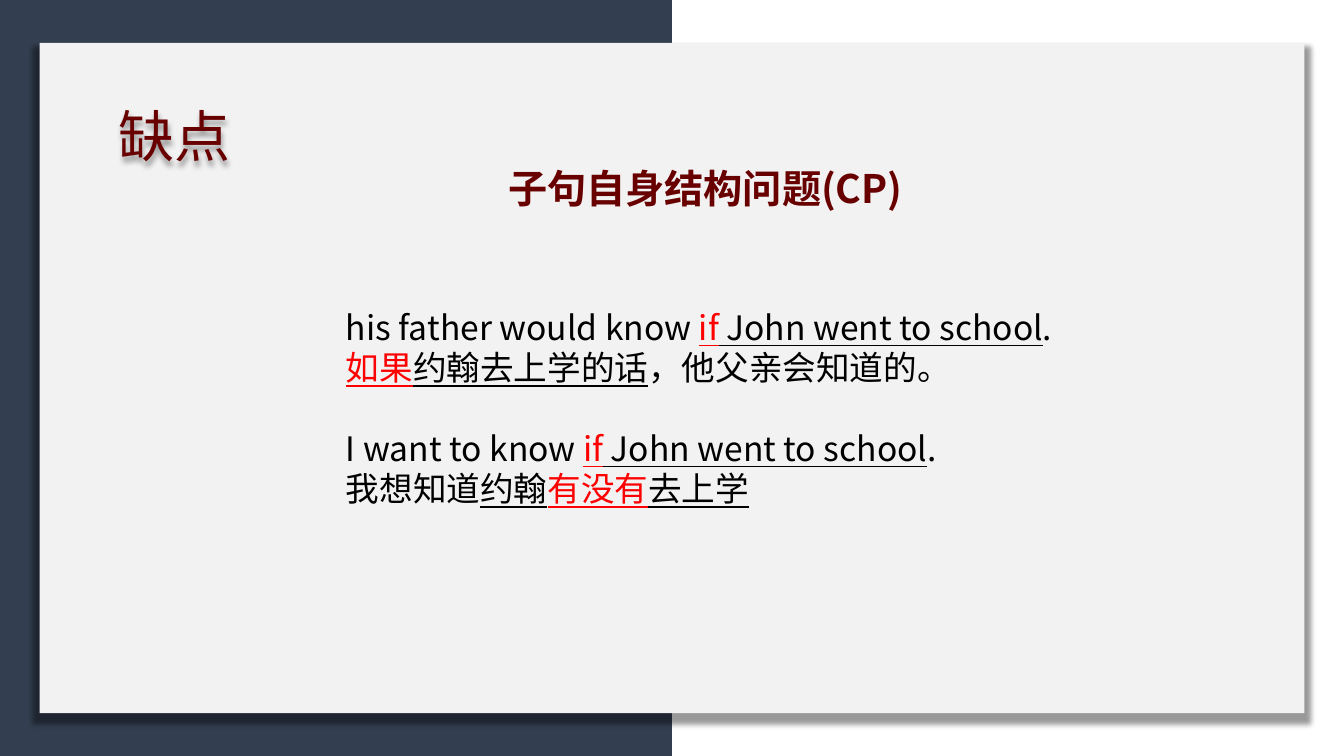
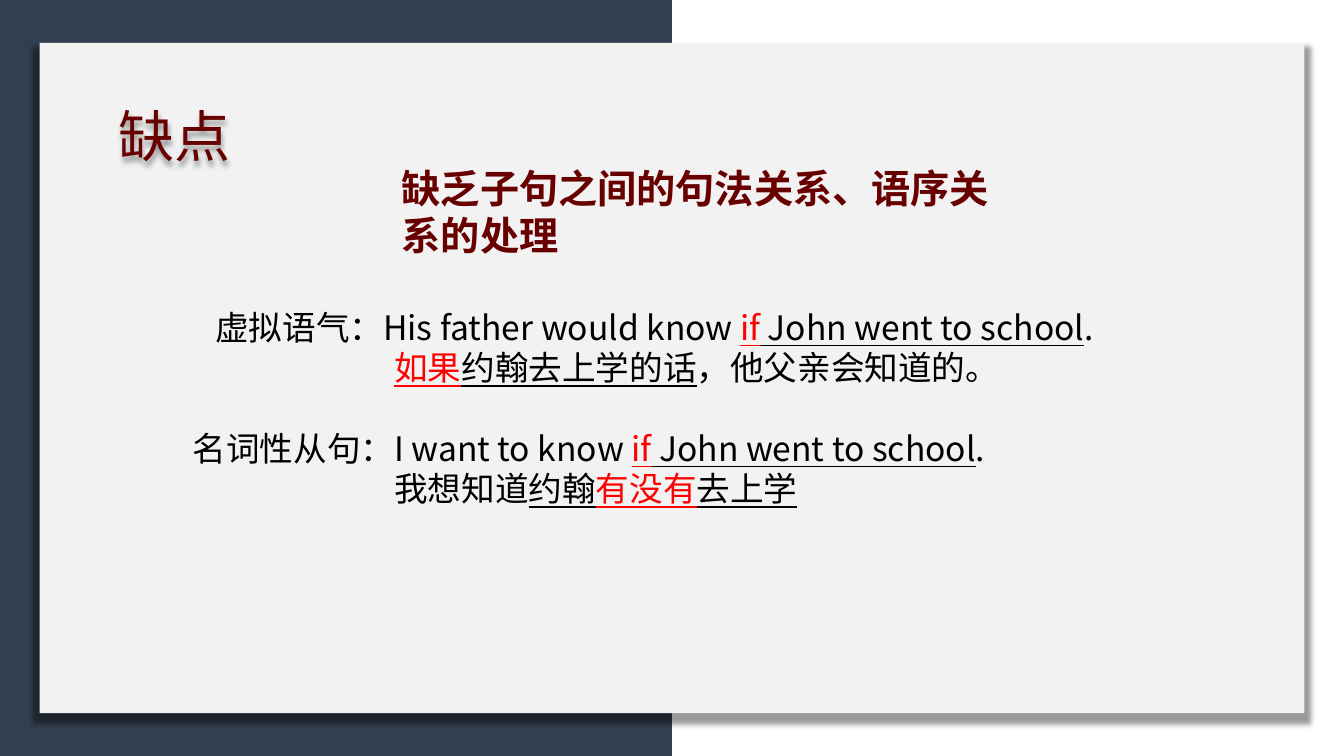
Before and after one commit to licheng0573/RosettaStone, a slide deck: slide 31 of 二组展示_10_24.pptx (slide 29 before the commit). Drawn at 1344x756 pixels with LibreOffice and Linux fonts; fonts in the diff are those of the drawing. Boxes give left, top, right and bottom in pixels: in the first picture for what was removed or moved away, otherwise in the second. Text is boxed around its words. In the diff, an @@ line names an element or a change of style, - is before the commit and + after.

```diff
--- a/二组展示_10_24.pptx
+++ b/二组展示_10_24.pptx
@@ text at <box>402,169,989,254</box>: text changed @@
-子句自身结构问题(CP)
+缺乏子句之间的句法关系、语序关系的处理
@@ text "虚拟语气：His father would know if ...": place and size @@
-text "虚拟语气：His father would know if ..." at <box>346,313,1052,508</box>
+text "虚拟语气：His father would know if ..." at <box>193,311,1094,508</box>
@@ text at <box>215,311,1094,346</box>: text changed @@
-his father would know if John went to school.
+虚拟语气：His father would know if John went to school.
@@ text at <box>193,432,985,467</box>: text changed @@
-I want to know if John went to school.
+名词性从句：I want to know if John went to school.
```
Also in this commit, not shown: 9 other slides changed, 2 slides added.
